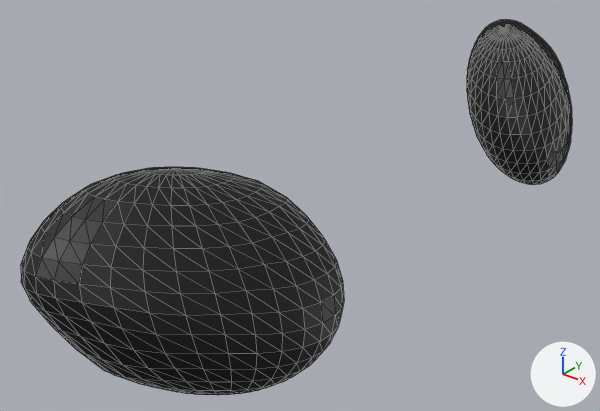
Two versions of the glTF model MyMailVillageRethinked/ressources/meshes/attributes/eyes/queen.glb, one commit apart.
Before and after are seen from a camera (50 mm lens) standing at (0.471, -1.087, 0.681) and looking at (-0.301, -0.121, 0.082). Arrows for +X, +Y and +Z are at lower right; the lights stay in place. Mesh edges are drawn as thin lines. Vertices at the same position are counted once.
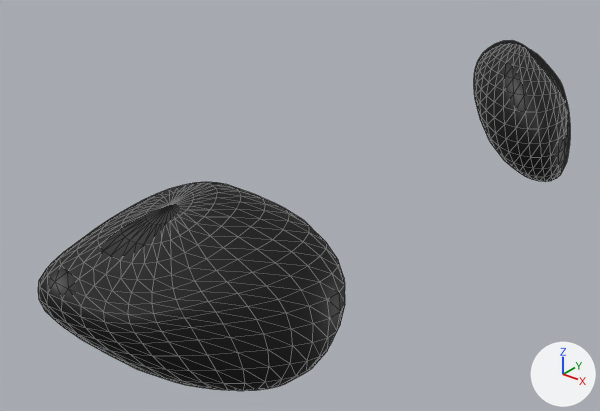
Location of each change, (x1, y1, x2, y2) in pixels of the pictures (600 x 411 px; the box of a moved part takes in the faces that stretch with it):
'Sphere.003', reshaped, moved, turned, rescaled: before (21, 20, 572, 395); after (38, 41, 570, 391)
part 1 of me_sphere_004, moved or reshaped: before (467, 20, 572, 185); after (38, 182, 345, 391)
part 2 of me_sphere_004, moved or reshaped: before (21, 167, 344, 395); after (474, 41, 570, 182)

The edits, one by one:
me_sphere_004 is used by ob_sphere_003; location (-0.194, 0.459, 0.186); rotation (0.0585, 2.915, 0.523), in degrees (3.4, 167, 30); scale (-0.101, -0.196, -0.199).
me_sphere_004 had 964 vertices, 1920 faces and spanned x -6.18..0.9, y -1.07..4.83, z -1.02..0.83.
me_sphere_004 now has 964 vertices, 1920 faces and spans x -0.71..6.72, y -0.96..4.03, z -0.43..0.9.
me_sphere_004 part 1: 482 of 964 vertices moved; they spanned x -1.1..0.9, y -1.07..0.97, z -1.02..0.52 and now span x -0.71..1.04, y -0.96..0.83, z -0.35..0.9; mean shift (0.18, -0.08, 0.45); largest move (-0.64, 0.39, -0.83) -> (-0.26, 0.07, -0.07).
me_sphere_004 part 2: 482 of 964 vertices moved; they spanned x -6.18..-2.91, y 3.37..4.83, z -0.77..0.83 and now span x 3.51..6.72, y 2.92..4.03, z -0.43..0.82; mean shift (9.72, -0.57, 0.08); largest move (-6.11, 4.67, 0.45) -> (6.72, 3.85, -0.07).
Object 'Sphere.003' (ob_sphere_003) moves from (-0.194, 0.459, 0.186) to (-0.173, -0.459, 0.186).
Object 'Sphere.003' (ob_sphere_003) turns from (3.4, 167, 30) to (-3, 174, -36) degrees about x, y and z.
Object 'Sphere.003' (ob_sphere_003) is rescaled from (-0.101, -0.196, -0.199) to (0.109, 0.212, 0.214).
